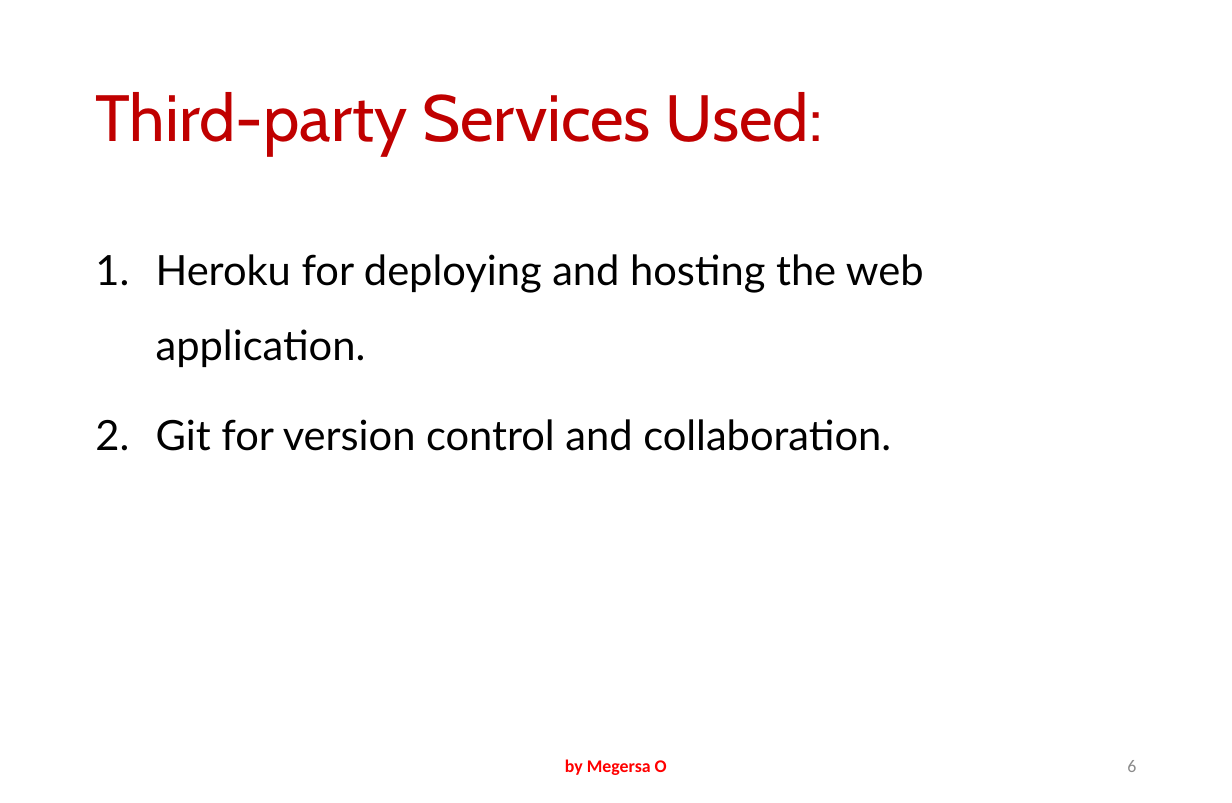
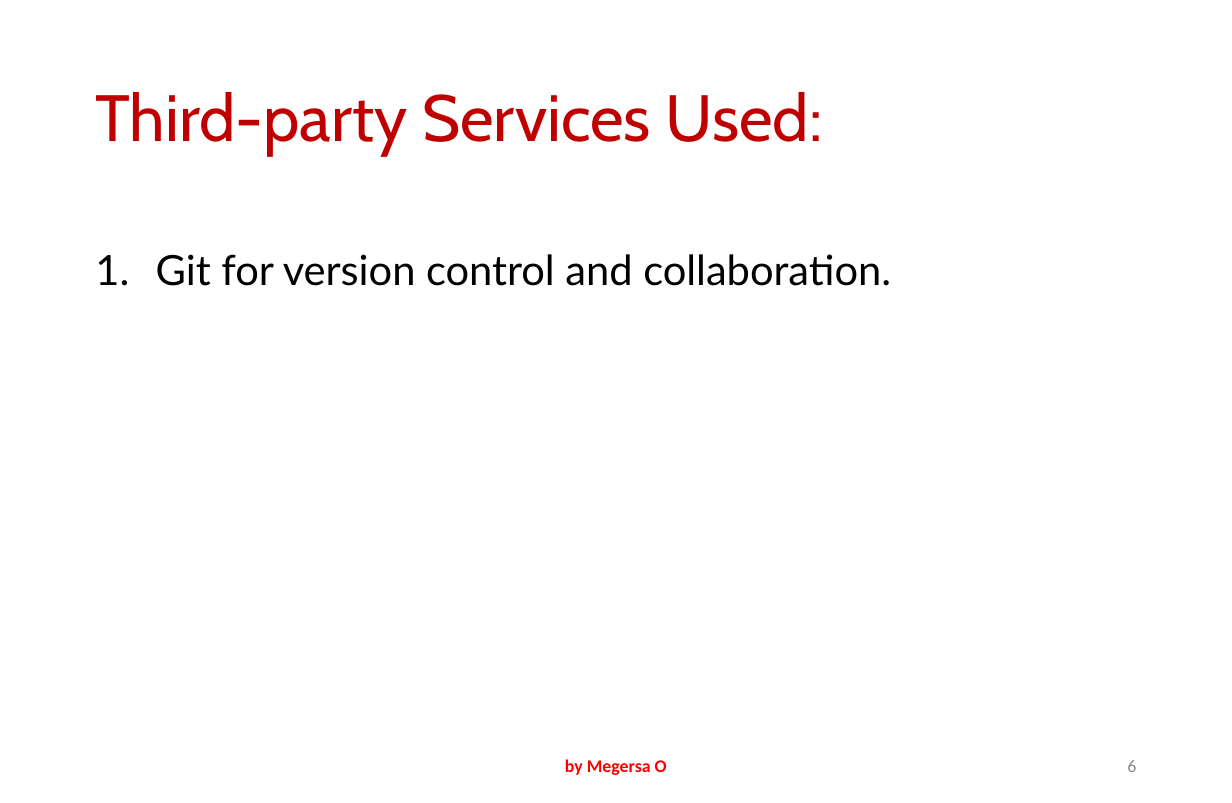
Before and after one commit to motirase/Webstack---Portfolio-Project, a slide deck: slide 6 of ALX-Webstack - Portfolio Project - Pitch.pptx. Drawn at 1232x803 pixels with LibreOffice and Linux fonts; fonts in the diff are those of the drawing; background and template pictures are left out. Boxes give left, top, right and bottom in pixels: in the first picture for what was removed or moved away, otherwise in the second. Text is boxed around its words. In the diff, an @@ line names an element or a change of style, - is before the commit and + after.

Commit message:
portfolio presentation ppt

```diff
--- a/ALX-Webstack - Portfolio Project - Pitch.pptx
+++ b/ALX-Webstack - Portfolio Project - Pitch.pptx
@@ text at box(156, 254, 924, 367): paragraph removed @@
-1. Heroku for deploying and hosting the web application.
```
